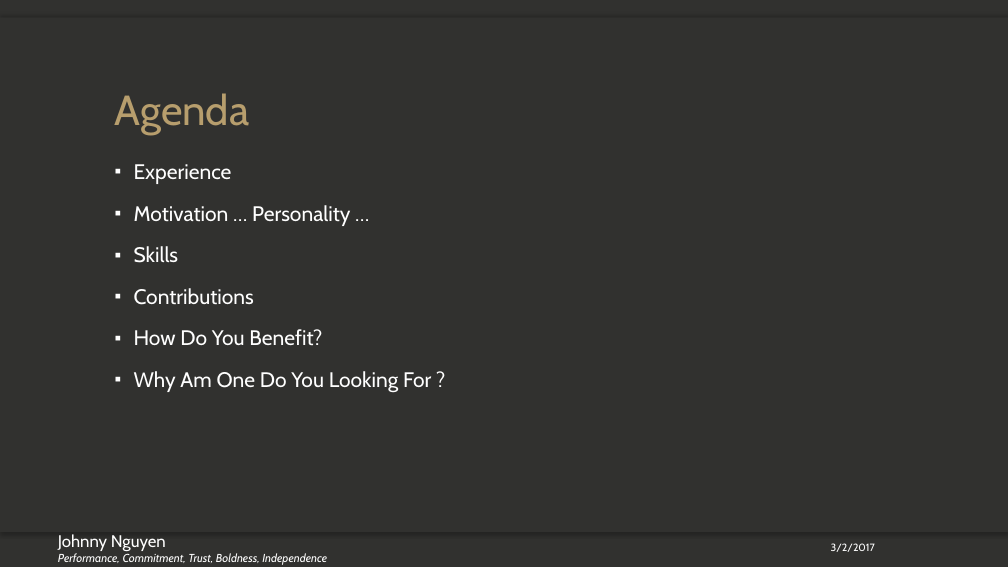
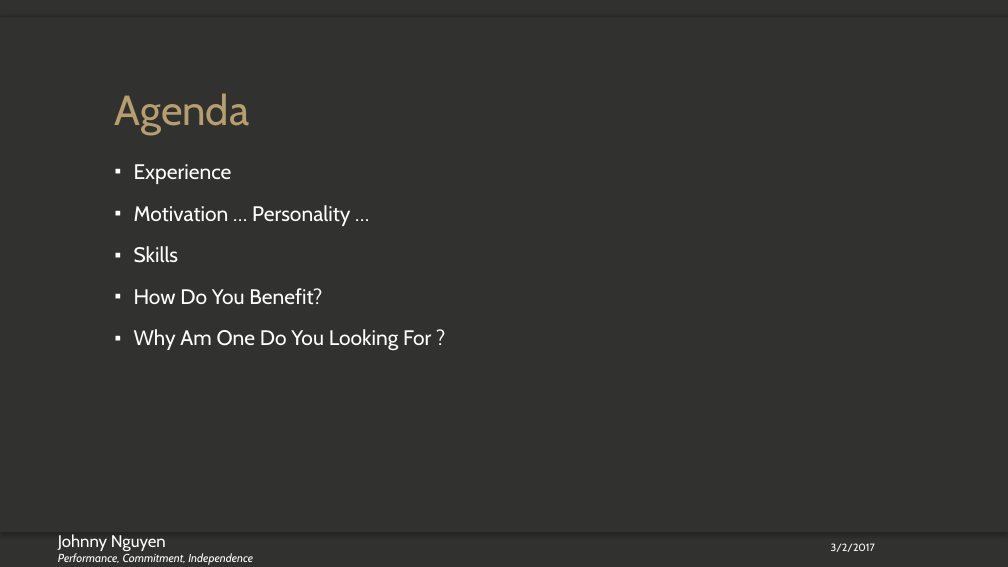
Before and after one commit to johnnynguyen2104/Algorithm_MindMap, a slide deck: slide 2 of Why Hire Me.pptx. Drawn at 1008x567 pixels with LibreOffice and Linux fonts; fonts in the diff are those of the drawing; background and template pictures are left out. Boxes give left, top, right and bottom in pixels: in the first picture for what was removed or moved away, otherwise in the second. Text is boxed around its words. In the diff, an @@ line names an element or a change of style, - is before the commit and + after.

```diff
--- a/Why Hire Me.pptx
+++ b/Why Hire Me.pptx
@@ text at (134, 288, 254, 305): paragraph removed @@
-▪ Contributions
@@ text at (58, 553, 253, 565): text changed @@
-Performance, Commitment, Trust, Boldness, Independence
+Performance, Commitment, Independence
```
Also in this commit, not shown: 6 other slides changed, 1 slide removed, 37 other files.
